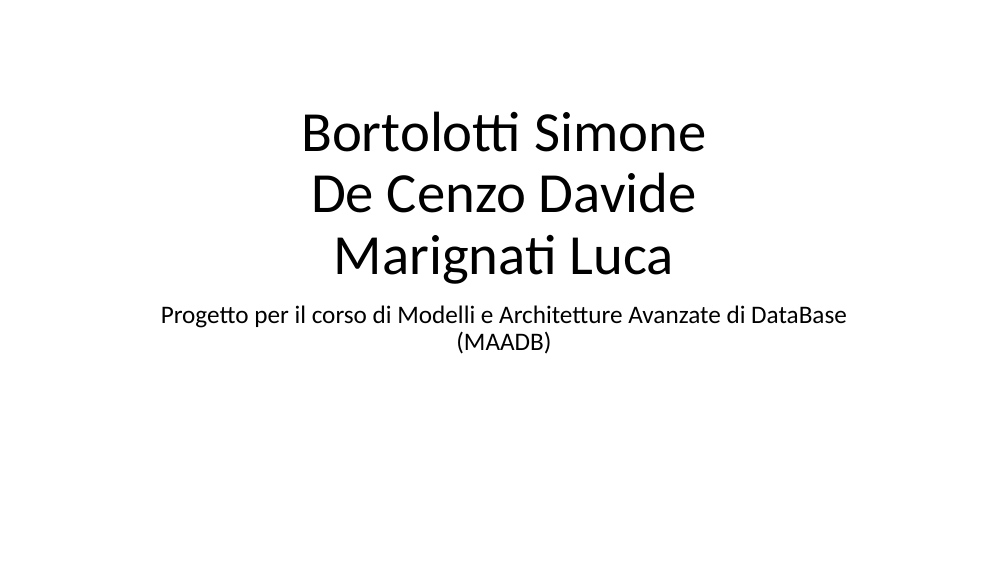
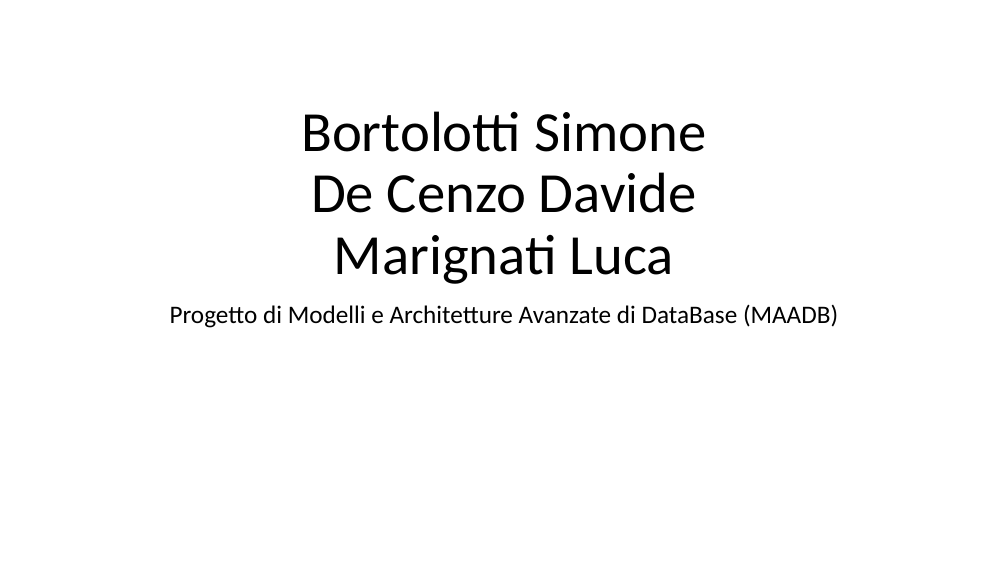
Before and after one commit to lucaMari94/mongodb-sentiment-analysis, a slide deck: slide 1 of silde/slide.pptx. Drawn at 1008x567 pixels with LibreOffice and Linux fonts; fonts in the diff are those of the drawing. Boxes give left, top, right and bottom in pixels: in the first picture for what was removed or moved away, otherwise in the second. Text is boxed around its words. In the diff, an @@ line names an element or a change of style, - is before the commit and + after.

Commit message:
slide wip

```diff
--- a/silde/slide.pptx
+++ b/silde/slide.pptx
@@ subtitle at box(170, 304, 838, 328): text changed @@
-Progetto per il corso di Modelli e Architetture Avanzate di DataBase (MAADB)
+Progetto di Modelli e Architetture Avanzate di DataBase (MAADB)
```
Also in this commit, not shown: 2 slides added, 3 other files.
